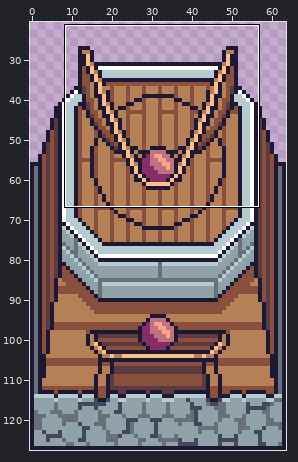
One commit to this pixel-art file: Assets/Level/Tiles/Tiles/Tower 03.aseprite. Above, an overview of the earlier version with the close-up marked.
Close-up. The starting point:
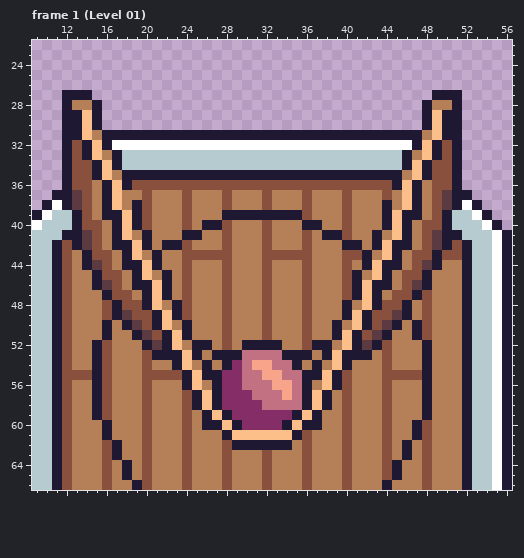
64x128 pixels, 3 frames. Shown: frame 1 (Level 01): x 9..56, y 22..66. The wide view leaves out empty margins.
And afterwards:
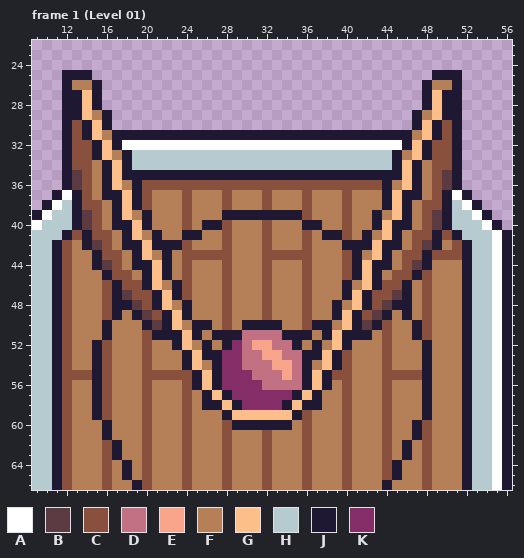
Palette (. is transparent): A #ffffff  B #5c3a41  C #8a503e  D #c27182  E #f7a48b  F #b58057  G #fcbf8a  H #b6cbcf  J #1f1833  K #852d66
From old to new:
Frame 1 (Level 01), layer "Weapons":
y 25: x 12..14 ... -> JJJ; x 49..51 ... -> JJJ
y 26: x 12..15 .... -> JFFJ; x 48..51 .... -> JFFJ
y 27: x 14..15 J. -> GJ; x 48..49 .J -> JG
y 28: x 13..14 FF -> JG; x 49..50 FF -> GJ
y 29: x 15..16 J. -> FJ; x 47..48 .J -> JF
y 30: x 13..16 JGJ. -> CJGJ; x 47..50 .JGJ -> JGJC
y 31: x 13..16 JGFJ -> CJGF; x 47..50 JFGJ -> FGJC
y 32: x 14..17 JGJA -> CJGJ; x 46..49 AJGJ -> JGJC
y 33: x 14..18 JGFJH -> CJGFJ; x 45..49 HJFGJ -> JFGJC
y 34: x 15..18 JGJH -> FJGJ; x 45..48 HJGJ -> JGJF
y 35: x 13 C -> B; x 15..17 JGF -> FJG; x 46..48 FGJ -> GJF; x 50 C -> B
y 36: x 13 C -> B; x 18..19 JC -> FJ; x 44..45 CJ -> JF; x 50 C -> B
y 37: x 12..13 JB -> AJ; x 17..19 GFF -> JGJ; x 44..46 CFG -> JGJ; x 50..51 BJ -> JA
y 38: x 12..13 JB -> HJ; x 15..18 FJGF -> CFJG; x 45..48 FGJF -> GJFC; x 50..51 BJ -> JH
y 39: x 14..16 CFJ -> BCF; x 19..20 JC -> FJ; x 43..44 FJ -> JF; x 47..49 JFC -> FCB
y 40: x 14 C -> B; x 18..20 GJC -> JGJ; x 43..45 FJG -> JGJ; x 49 C -> B
y 41: x 13..14 JB -> CJ; x 16..21 FJGFJF -> CFJGFJ; x 42..47 FJFGJF -> JFGJFC; x 49..50 BJ -> JC
y 42: x 13..17 JBCFJ -> FJBCF; x 19..21 GJF -> JGJ; x 42..44 FJG -> JGJ; x 46..50 JFCBJ -> FCBJF
y 43: x 14..15 JC -> FJ; x 17..22 FJGFJF -> CFJGFJ; x 41..46 CJFGJF -> JFGJFC; x 48..49 CJ -> JC
y 44: x 14..18 JBCFJ -> FJBCF; x 20..22 GJF -> JGJ; x 41..43 FJG -> JGJ; x 45..49 JFCBJ -> FCBJF
y 45: x 15..16 JC -> FJ; x 18..21 FJGF -> CFJG; x 42..45 FGJF -> GJFC; x 47..48 CJ -> JC
y 46: x 15..19 JBCFJ -> FCJCC; x 22..23 JF -> FJ; x 40..41 CJ -> JF; x 44..48 JFCBJ -> CCJFC
y 47: x 16..23 JCCFJGJF -> CJBCCJGJ; x 40..47 CJGJFCCJ -> JGJCCBJF
y 48: x 18..24 CCJGFJC -> JBCJGFJ; x 39..45 FJFGJCC -> JFGJCBJ
y 49: x 18..24 BCCJGJC -> FJBCJGJ; x 39..45 FJGJCCB -> JGJCBJF
y 50: x 18..26 JBCJGFJFF -> FFJBJGFJJ; x 30..33 FFCF -> JJJJ; x 37..45 FFJFGJCBJ -> JJFGJBJCF
y 51: x 19..21 JBC -> FCJ; x 23..25 GJF -> JGJ; x 27..36 FCFFFCFFFC -> JJJDDDDJJJ; x 38..40 FJG -> JGJ; x 42..44 CBJ -> JFC
y 52: x 20..25 JBJGFJ -> CFFJGF; x 28..36 CFJJJJFFC -> JKDEEDDJF; x 38..43 JFGJBJ -> FGJFFF
y 53: x 21..26 JJJGJF -> FFFJGJ; x 28..29 JJ -> KK; x 32..35 DDJJ -> EEDD; x 37..42 FJGJJJ -> JGJCFF
y 54: x 23..28 JGFJFJ -> FJGFJK; x 31..40 EEDDJFJFGJ -> DDEEDJFGJC
y 55: x 24..26 JGJ -> CJG; x 30 D -> K; x 32..34 EED -> DDE; x 37..39 JGJ -> GJC
y 56: x 24..26 JGF -> CJG; x 30..31 DD -> KK; x 33..34 EE -> DD; x 37..39 FGJ -> GJF
y 57: x 25..28 JGJK -> FJGJ; x 31..38 DDDEDJGJ -> KKKKJGJF
y 58: x 25..26 JG -> FJ; x 28..29 KK -> GJ; x 32..35 DDDD -> KKJG; x 37..38 GJ -> JF
y 59: x 26..27 JG -> FF; x 29..34 KKKKKK -> GGGGGG; x 36..37 GJ -> CF
y 60: x 26..28 JJG -> FFC; x 30..33 KKKK -> JJJJ; x 35..37 GJJ -> FCF
y 61: x 28..35 JGGGGGGJ -> CFFFCFFF
y 62: x 29..34 JJJJJJ -> FFFCFF
